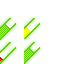
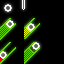
Layers edited between the first and the second 64 x 64 image:
painted on "Background" over [14, 6, 29, 16]
added layer "Layer" over [0, 0, 64, 64]
